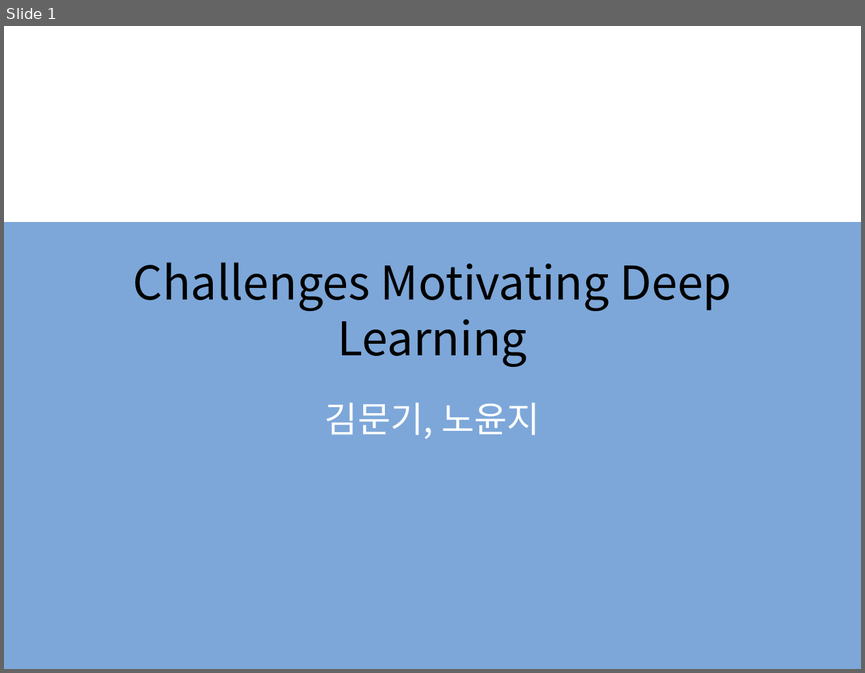
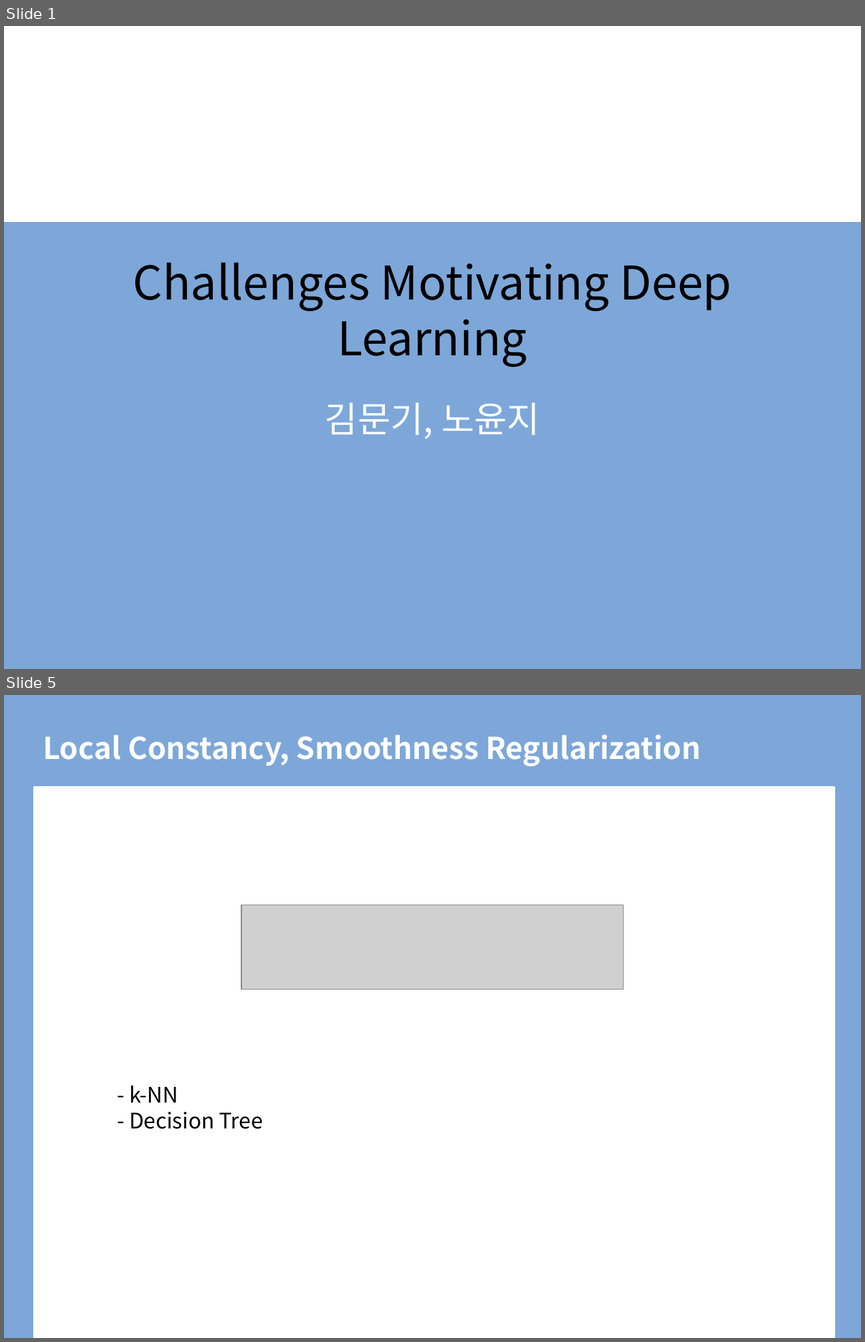
Before and after one commit to BLINK-ONCE/Storage, a slide deck: files/presentation/ppt/5.11 Challenges Motivating Deep Learning.pptx. Shown one above the other, each under a label of ours: slide 1 before the commit, slides 1 and 5 after it; the slides between them are not shown. The pictures are 865x673 and 865x1342 pixels, drawn with LibreOffice and Linux fonts; fonts in the diff are those of the drawing; grey boxes stand for pictures; background and template pictures are left out. Boxes give left, top, right and bottom in pixels: in the first picture for what was removed or moved away, otherwise in the second. Text is boxed around its words. In the diff, an @@ line names an element or a change of style, - is before the commit and + after.

```diff
--- a/files/presentation/ppt/5.11 Challenges Motivating Deep Learning.pptx
+++ b/files/presentation/ppt/5.11 Challenges Motivating Deep Learning.pptx
@@ slide 5 added at [4,695,861,1338], background #FFFFFF @@
@@ rectangle added at [4,695,861,1338], fill #7DA7D9, outline #7DA7D9 1.5 pt @@
@@ title added at [43,734,700,766], 25.2 pt, text #FFFFFF, bold @@
+Local Constancy, Smoothness Regularization
@@ rectangle added at [34,787,834,1338], fill #FFFFFF, outline #FFFFFF 1.5 pt @@
@@ picture added at [241,905,623,989] @@
@@ text added at [129,1085,263,1129], 18 pt, text #000000 @@
+- k-NN
+- Decision Tree
```
Also in this commit, not shown: 1 slide changed, 4 other slides added, 8 slides removed.
